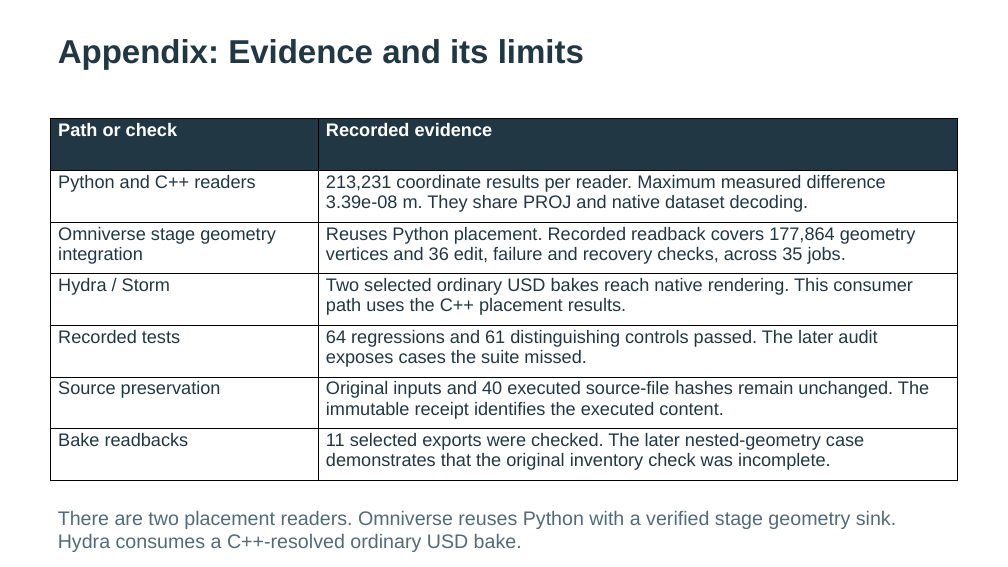
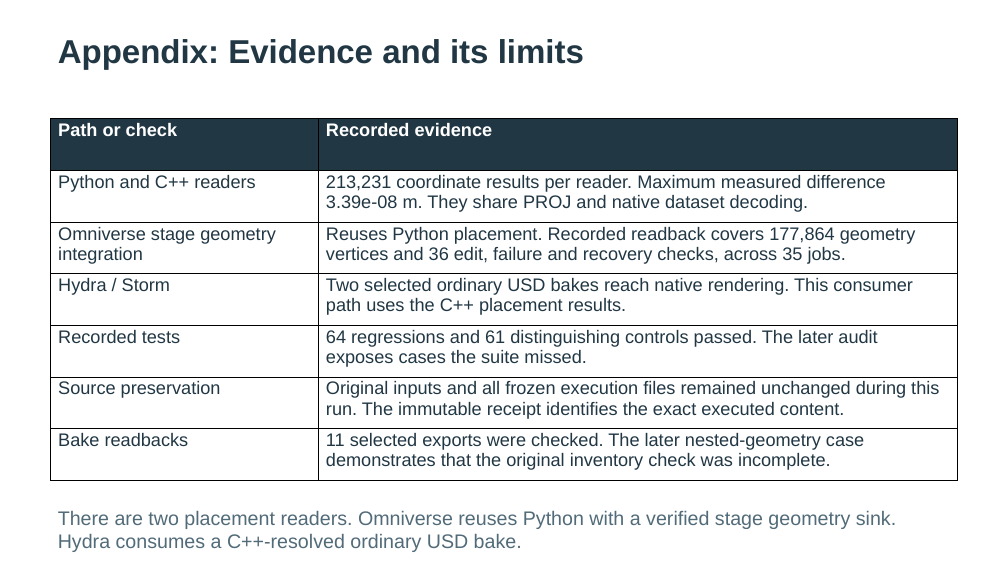
Before and after one commit to asluk/OpenUSD, a slide deck: slide 14 of extras/usd/examples/usdGeospatialBuild/delivery/geospatial-build.pptx. Drawn at 1008x567 pixels with LibreOffice and Linux fonts; fonts in the diff are those of the drawing. Boxes give left, top, right and bottom in pixels: in the first picture for what was removed or moved away, otherwise in the second. Text is boxed around its words. In the diff, an @@ line names an element or a change of style, - is before the commit and + after.

```diff
--- a/extras/usd/examples/usdGeospatialBuild/delivery/geospatial-build.pptx
+++ b/extras/usd/examples/usdGeospatialBuild/delivery/geospatial-build.pptx
@@ table at box(51, 119, 958, 480) @@
-row 6, column 2: Original inputs and 40 executed source-file hashes remain unchanged. The immutable receipt identifies the executed content.
+row 6, column 2: Original inputs and all frozen execution files remained unchanged during this run. The immutable receipt identifies the exact executed content.
```
Also in this commit, not shown: 2 other slides changed, 24 other files.
